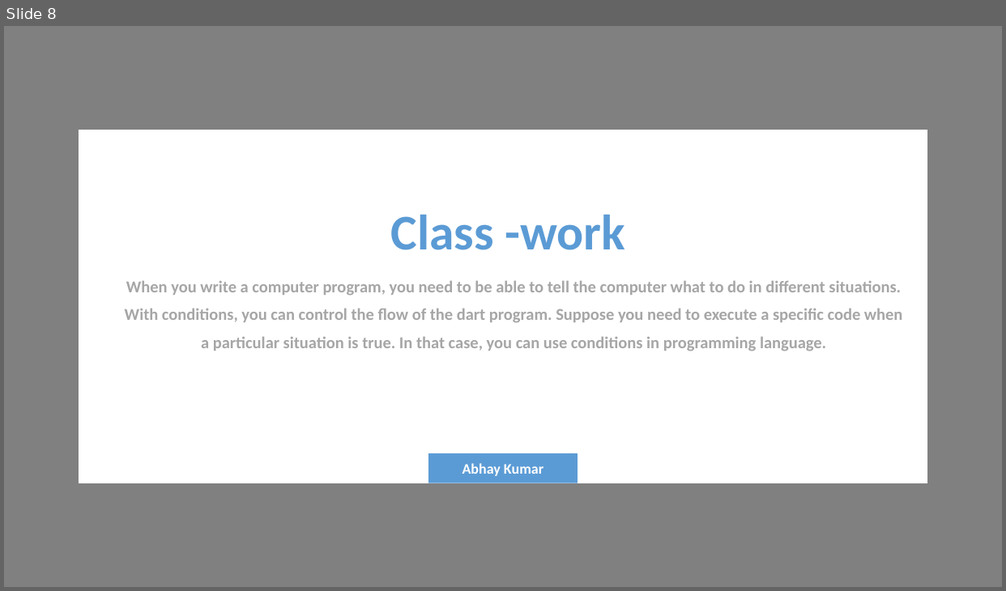
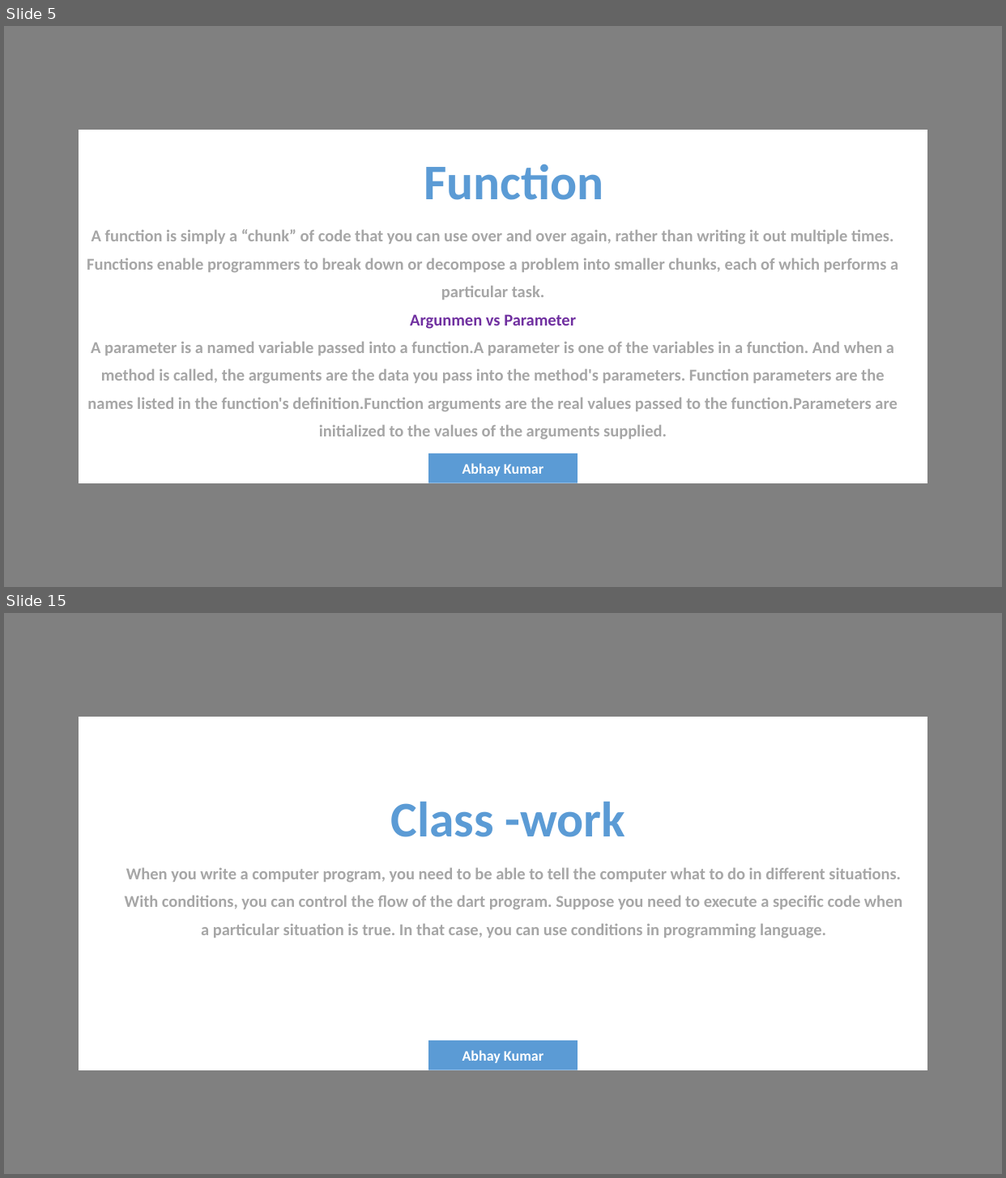
Before and after one commit to abhay420coder/Theory, a slide deck: full JavaScript/javaScript Oops.pptx. Shown one above the other, each under a label of ours: slide 8 before the commit, slides 5 and 15 after it; the slides between them are not shown. The pictures are 1006x591 and 1006x1178 pixels, drawn with LibreOffice and Linux fonts; fonts in the diff are those of the drawing. Boxes give left, top, right and bottom in pixels: in the first picture for what was removed or moved away, otherwise in the second. Text is boxed around its words. In the diff, an @@ line names an element or a change of style, - is before the commit and + after.

```diff
--- a/full JavaScript/javaScript Oops.pptx
+++ b/full JavaScript/javaScript Oops.pptx
@@ slide 5 added at [4,26,1002,587], background #808080 @@
@@ rectangle added at [79,130,928,484], fill #FFFFFF @@
@@ text added at [424,164,603,200], 48 pt, text #5B9BD5, bold @@
+Function
@@ text added at [87,229,898,440], 16 pt, text #A6A6A6, bold @@
+A function is simply a “chunk” of code that you can use over and over again, rather than writing it out multiple times. Functions enable programmers to break down or decompose a problem into smaller chunks, each of which performs a particular task.
+Argunmen vs Parameter
+A parameter is a named variable passed into a function.A parameter is one of the variables in a function. And when a method is called, the arguments are the data you pass into the method's parameters. Function parameters are the names listed in the function's definition.Function arguments are the real values passed to the function.Parameters are initialized to the values of the arguments supplied.
@@ rectangle added at [428,454,577,484], fill #5B9BD5, 14 pt, text #FFFFFF, bold @@
+Abhay Kumar
@@ what was slide 8 is now slide 15 @@
```
Also in this commit, not shown: 3 slides changed, 6 other slides added, 33 other files.
